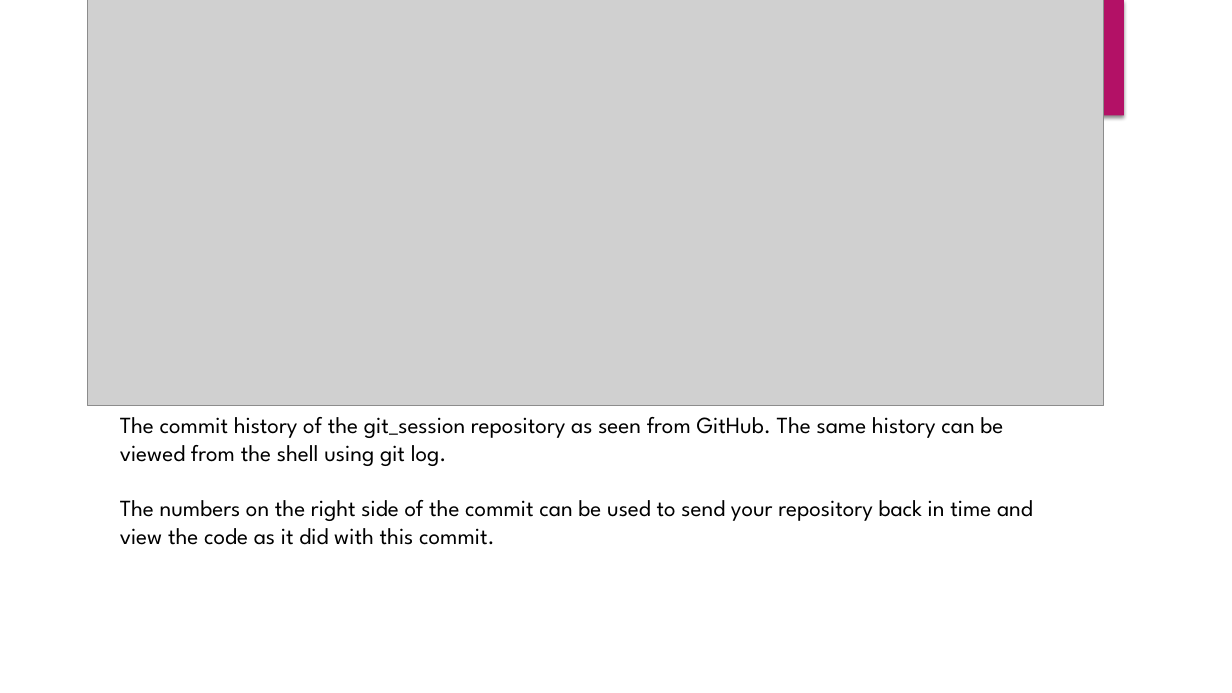
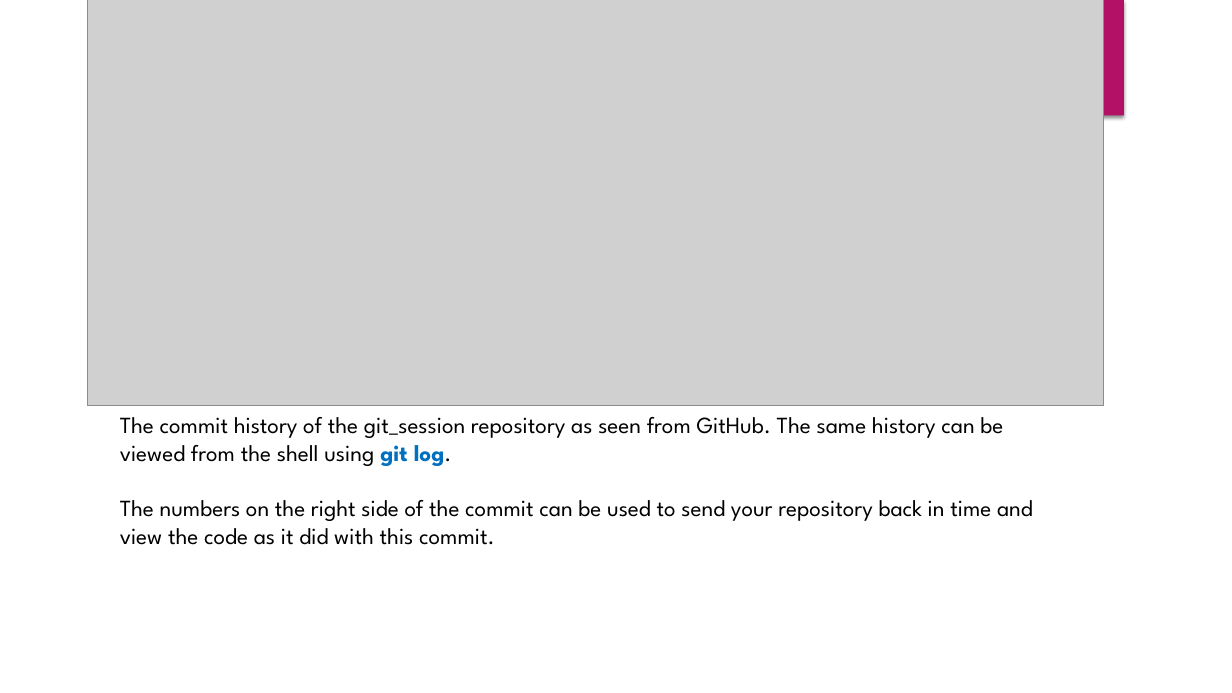
Before and after one commit to cdobos/git_session, a slide deck: slide 8 of Intro to git.pptx. Drawn at 1232x693 pixels with LibreOffice and Linux fonts; fonts in the diff are those of the drawing; grey boxes stand for pictures. Boxes give left, top, right and bottom in pixels: in the first picture for what was removed or moved away, otherwise in the second. Text is boxed around its words. In the diff, an @@ line names an element or a change of style, - is before the commit and + after.

```diff
--- a/Intro to git.pptx
+++ b/Intro to git.pptx
@@ text at bbox=[120, 417, 1003, 466]: text colour #000000 to #0070C0, bold on in "git log." @@
```
Also in this commit, not shown: 10 other slides changed, 3 slides added, 3 slides removed.
